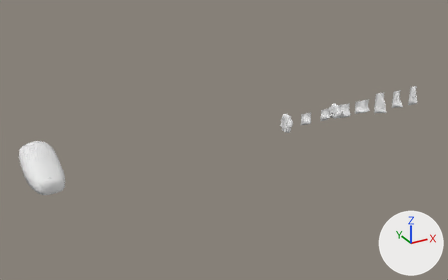
The Blender file art/characters/body-kit/body-kit.blend: old version first, new version second.
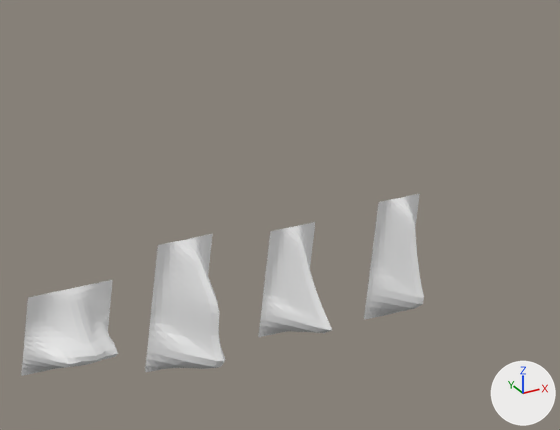
Each version is shown from a 50 mm camera at (4.906, -1.565, 0.772) aimed at (5.903, 0.249, -0.135), then close up on the part from 78% to 98% of the width and 20% to 44% of the height. The lights are fixed; the arrows at lower right show +X, +Y and +Z. The first two pictures are the older version.

Objects in the first close-up: 'nose-hook', 'nose-pointed', 'nose-ridge', 'nose-wide'.
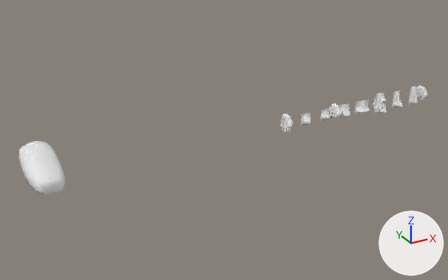
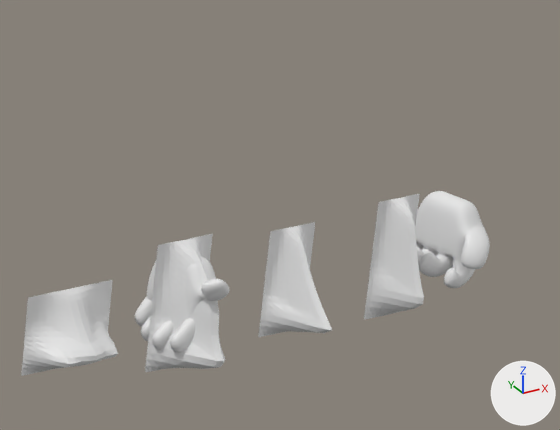
Where the change shows, as pixel boxes (x1, y1, x2, y2) in the close-ups (560 x 430 px):
'hand hook', added: after (415, 191, 490, 288)
'hand wrap', added: after (135, 257, 229, 353)

Diff of the bpy script that builds the scene:
```diff
--- a/art/characters/body-kit/body-kit.blend.py
+++ b/art/characters/body-kit/body-kit.blend.py
@@ me_handcage_009 @@
+me_handcage_009.from_pydata(...)  # 2210 vertices, 2208 faces; spans x -0.0227..0.0111, y -0.0337..0.0227, z -0.0191..0.03
+me_handcage_009.polygons.foreach_set('use_smooth', [True] * 2208)
@@ me_handcage_006 @@
+me_handcage_006.from_pydata(...)  # 2210 vertices, 2208 faces; spans x -0.0211..0.0111, y -0.0368..0.0223, z -0.023..0.03
+me_handcage_006.polygons.foreach_set('use_smooth', [True] * 2208)
@@ ob_hand_hook @@
+ob_hand_hook = bpy.data.objects.new('hand hook', me_handcage_009)
+ob_hand_hook.location = (6.6, 0.0, 0.0)
@@ ob_hand_wrap @@
+ob_hand_wrap = bpy.data.objects.new('hand wrap', me_handcage_006)
+ob_hand_wrap.location = (6.4, 0.0, 0.0)
```
